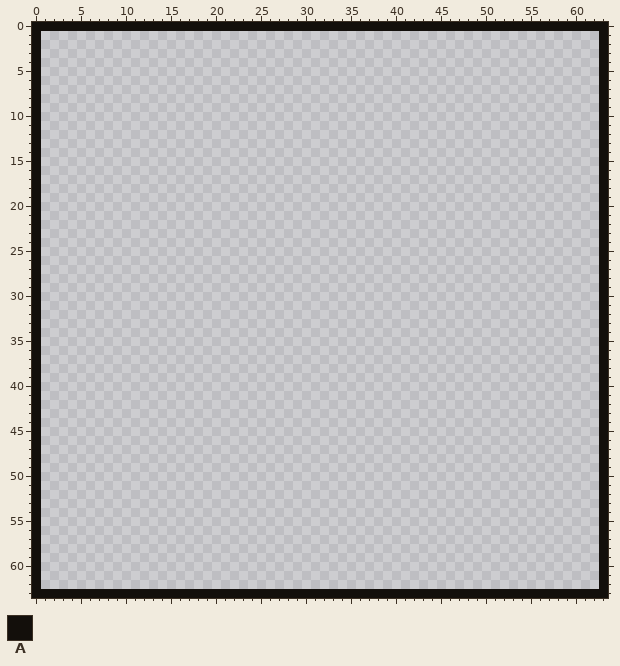
Pixel-art sprite, stored at assets/minecraft/textures/painting/pointer.png. That is the earlier state.
The file is 64x64 pixels. Colours within 5 levels of each other are drawn and written as one.
Palette (. is transparent): A #130f0b
Pixels before (only the part around the change), first column x 0:
 0 AAAAAAAAAAAAAAAAAAAAAAAAAAAAAAAAAAAAAAAAAAAAAAAAAAAAAAAAAAAAAAAA
 1 A..............................................................A
 2 A..............................................................A
 3 A..............................................................A
 4 A..............................................................A
 5 A..............................................................A
 6 A..............................................................A
 7 A..............................................................A
 8 A..............................................................A
 9 A..............................................................A
10 A..............................................................A
11 A..............................................................A
12 A..............................................................A
13 A..............................................................A
14 A..............................................................A
15 A..............................................................A
16 A..............................................................A
17 A..............................................................A
18 A..............................................................A
19 A..............................................................A
20 A..............................................................A
21 A..............................................................A
22 A..............................................................A
23 A..............................................................A
24 A..............................................................A
25 A..............................................................A
26 A..............................................................A
27 A..............................................................A
28 A..............................................................A
29 A..............................................................A
30 A..............................................................A
31 A..............................................................A
32 A..............................................................A
33 A..............................................................A
34 A..............................................................A
35 A..............................................................A
36 A..............................................................A
37 A..............................................................A
38 A..............................................................A
39 A..............................................................A
40 A..............................................................A
41 A..............................................................A
42 A..............................................................A
43 A..............................................................A
44 A..............................................................A
45 A..............................................................A
46 A..............................................................A
47 A..............................................................A
48 A..............................................................A
49 A..............................................................A
50 A..............................................................A
51 A..............................................................A
52 A..............................................................A
53 A..............................................................A
54 A..............................................................A
55 A..............................................................A
56 A..............................................................A
57 A..............................................................A
58 A..............................................................A
59 A..............................................................A
60 A..............................................................A
61 A..............................................................A
62 A..............................................................A
63 AAAAAAAAAAAAAAAAAAAAAAAAAAAAAAAAAAAAAAAAAAAAAAAAAAAAAAAAAAAAAAAA
After:
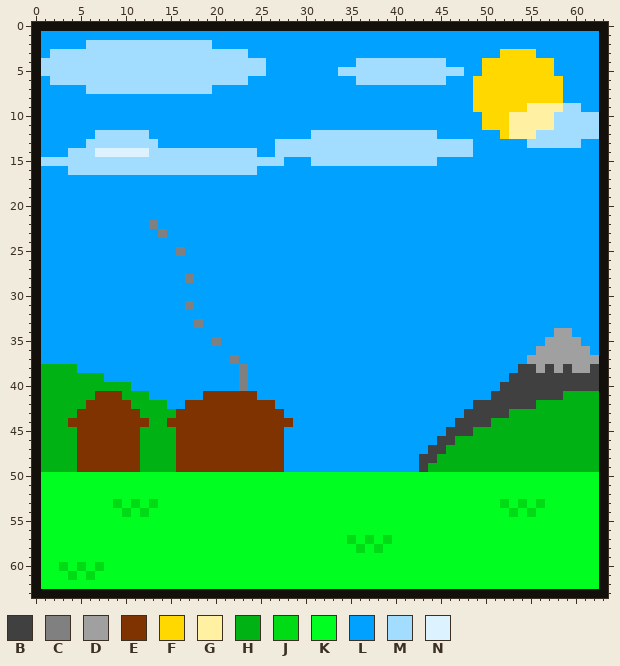
Colours new in this view: B #404040  C #808080  D #a0a0a0  E #7f3300  F #ffd800  G #fff0a2  H #00b214  J #00db15  K #00ff21  L #00a1ff  M #a2dcff  N #ddf2ff
The author wrote: changed pointer.png (weird name but ok)
Edits made:
Changed rows in their new state; - is an unchanged pixel.
first column x 1:
 1 LLLLLLLLLLLLLLLLLLLLLLLLLLLLLLLLLLLLLLLLLLLLLLLLLLLLLLLLLLLLLL
 2 LLLLLMMMMMMMMMMMMMMLLLLLLLLLLLLLLLLLLLLLLLLLLLLLLLLLLLLLLLLLLL
 3 LMMMMMMMMMMMMMMMMMMMMMMLLLLLLLLLLLLLLLLLLLLLLLLLLLLFFFFLLLLLLL
 4 MMMMMMMMMMMMMMMMMMMMMMMMMLLLLLLLLLLMMMMMMMMMMLLLLFFFFFFFFLLLLL
 5 MMMMMMMMMMMMMMMMMMMMMMMMMLLLLLLLLMMMMMMMMMMMMMMLLFFFFFFFFLLLLL
 6 LMMMMMMMMMMMMMMMMMMMMMMLLLLLLLLLLLLMMMMMMMMMMLLLFFFFFFFFFFLLLL
 7 LLLLLMMMMMMMMMMMMMMLLLLLLLLLLLLLLLLLLLLLLLLLLLLLFFFFFFFFFFLLLL
 8 LLLLLLLLLLLLLLLLLLLLLLLLLLLLLLLLLLLLLLLLLLLLLLLLFFFFFFFFFFLLLL
 9 LLLLLLLLLLLLLLLLLLLLLLLLLLLLLLLLLLLLLLLLLLLLLLLLFFFFFFGGGGMMLL
10 LLLLLLLLLLLLLLLLLLLLLLLLLLLLLLLLLLLLLLLLLLLLLLLLLFFFGGGGGMMMMM
11 LLLLLLLLLLLLLLLLLLLLLLLLLLLLLLLLLLLLLLLLLLLLLLLLLFFFGGGGGMMMMM
12 LLLLLLMMMMMMLLLLLLLLLLLLLLLLLLMMMMMMMMMMMMMMLLLLLLLFGGGMMMMMMM
13 LLLLLMMMMMMMMLLLLLLLLLLLLLMMMMMMMMMMMMMMMMMMMMMMLLLLLLMMMMMMLL
14 LLLMMMNNNNNNMMMMMMMMMMMMLLMMMMMMMMMMMMMMMMMMMMMMLLLLLLLLLLLLLL
15 MMMMMMMMMMMMMMMMMMMMMMMMMMMLLLMMMMMMMMMMMMMMLLLLLLLLLLLLLLLLLL
16 LLLMMMMMMMMMMMMMMMMMMMMMLLLLLLLLLLLLLLLLLLLLLLLLLLLLLLLLLLLLLL
17 LLLLLLLLLLLLLLLLLLLLLLLLLLLLLLLLLLLLLLLLLLLLLLLLLLLLLLLLLLLLLL
18 LLLLLLLLLLLLLLLLLLLLLLLLLLLLLLLLLLLLLLLLLLLLLLLLLLLLLLLLLLLLLL
19 LLLLLLLLLLLLLLLLLLLLLLLLLLLLLLLLLLLLLLLLLLLLLLLLLLLLLLLLLLLLLL
20 LLLLLLLLLLLLLLLLLLLLLLLLLLLLLLLLLLLLLLLLLLLLLLLLLLLLLLLLLLLLLL
21 LLLLLLLLLLLLLLLLLLLLLLLLLLLLLLLLLLLLLLLLLLLLLLLLLLLLLLLLLLLLLL
22 LLLLLLLLLLLLCLLLLLLLLLLLLLLLLLLLLLLLLLLLLLLLLLLLLLLLLLLLLLLLLL
23 LLLLLLLLLLLLLCLLLLLLLLLLLLLLLLLLLLLLLLLLLLLLLLLLLLLLLLLLLLLLLL
24 LLLLLLLLLLLLLLLLLLLLLLLLLLLLLLLLLLLLLLLLLLLLLLLLLLLLLLLLLLLLLL
25 LLLLLLLLLLLLLLLCLLLLLLLLLLLLLLLLLLLLLLLLLLLLLLLLLLLLLLLLLLLLLL
26 LLLLLLLLLLLLLLLLLLLLLLLLLLLLLLLLLLLLLLLLLLLLLLLLLLLLLLLLLLLLLL
27 LLLLLLLLLLLLLLLLLLLLLLLLLLLLLLLLLLLLLLLLLLLLLLLLLLLLLLLLLLLLLL
28 LLLLLLLLLLLLLLLLCLLLLLLLLLLLLLLLLLLLLLLLLLLLLLLLLLLLLLLLLLLLLL
29 LLLLLLLLLLLLLLLLLLLLLLLLLLLLLLLLLLLLLLLLLLLLLLLLLLLLLLLLLLLLLL
30 LLLLLLLLLLLLLLLLLLLLLLLLLLLLLLLLLLLLLLLLLLLLLLLLLLLLLLLLLLLLLL
31 LLLLLLLLLLLLLLLLCLLLLLLLLLLLLLLLLLLLLLLLLLLLLLLLLLLLLLLLLLLLLL
32 LLLLLLLLLLLLLLLLLLLLLLLLLLLLLLLLLLLLLLLLLLLLLLLLLLLLLLLLLLLLLL
33 LLLLLLLLLLLLLLLLLCLLLLLLLLLLLLLLLLLLLLLLLLLLLLLLLLLLLLLLLLLLLL
34 LLLLLLLLLLLLLLLLLLLLLLLLLLLLLLLLLLLLLLLLLLLLLLLLLLLLLLLLLDDLLL
35 LLLLLLLLLLLLLLLLLLLCLLLLLLLLLLLLLLLLLLLLLLLLLLLLLLLLLLLLDDDDLL
36 LLLLLLLLLLLLLLLLLLLLLLLLLLLLLLLLLLLLLLLLLLLLLLLLLLLLLLLDDDDDDL
37 LLLLLLLLLLLLLLLLLLLLLCLLLLLLLLLLLLLLLLLLLLLLLLLLLLLLLLDDDDDDDD
38 HHHHLLLLLLLLLLLLLLLLLLCLLLLLLLLLLLLLLLLLLLLLLLLLLLLLLBBDBDBDDB
39 HHHHHHHLLLLLLLLLLLLLLLCLLLLLLLLLLLLLLLLLLLLLLLLLLLLLBBBBBBBBBB
40 HHHHHHHHHHLLLLLLLLLLLLCLLLLLLLLLLLLLLLLLLLLLLLLLLLLBBBBBBBBBBB
41 HHHHHHEEEHHHLLLLLLEEEEEELLLLLLLLLLLLLLLLLLLLLLLLLLBBBBBBBBHHHH
42 HHHHHEEEEEHHHHLLEEEEEEEEEELLLLLLLLLLLLLLLLLLLLLLBBBBBBBHHHHHHH
43 HHHHEEEEEEEHHHHEEEEEEEEEEEELLLLLLLLLLLLLLLLLLLLBBBBBHHHHHHHHHH
44 HHHEEEEEEEEEHHEEEEEEEEEEEEEELLLLLLLLLLLLLLLLLLBBBBHHHHHHHHHHHH
45 HHHHEEEEEEEHHHHEEEEEEEEEEEELLLLLLLLLLLLLLLLLLBBBHHHHHHHHHHHHHH
46 HHHHEEEEEEEHHHHEEEEEEEEEEEELLLLLLLLLLLLLLLLLBBHHHHHHHHHHHHHHHH
47 HHHHEEEEEEEHHHHEEEEEEEEEEEELLLLLLLLLLLLLLLLBBHHHHHHHHHHHHHHHHH
48 HHHHEEEEEEEHHHHEEEEEEEEEEEELLLLLLLLLLLLLLLBBHHHHHHHHHHHHHHHHHH
49 HHHHEEEEEEEHHHHEEEEEEEEEEEELLLLLLLLLLLLLLLBHHHHHHHHHHHHHHHHHHH
50 KKKKKKKKKKKKKKKKKKKKKKKKKKKKKKKKKKKKKKKKKKKKKKKKKKKKKKKKKKKKKK
51 KKKKKKKKKKKKKKKKKKKKKKKKKKKKKKKKKKKKKKKKKKKKKKKKKKKKKKKKKKKKKK
52 KKKKKKKKKKKKKKKKKKKKKKKKKKKKKKKKKKKKKKKKKKKKKKKKKKKKKKKKKKKKKK
53 KKKKKKKKJKJKJKKKKKKKKKKKKKKKKKKKKKKKKKKKKKKKKKKKKKKJKJKJKKKKKK
54 KKKKKKKKKJKJKKKKKKKKKKKKKKKKKKKKKKKKKKKKKKKKKKKKKKKKJKJKKKKKKK
55 KKKKKKKKKKKKKKKKKKKKKKKKKKKKKKKKKKKKKKKKKKKKKKKKKKKKKKKKKKKKKK
56 KKKKKKKKKKKKKKKKKKKKKKKKKKKKKKKKKKKKKKKKKKKKKKKKKKKKKKKKKKKKKK
57 KKKKKKKKKKKKKKKKKKKKKKKKKKKKKKKKKKJKJKJKKKKKKKKKKKKKKKKKKKKKKK
58 KKKKKKKKKKKKKKKKKKKKKKKKKKKKKKKKKKKJKJKKKKKKKKKKKKKKKKKKKKKKKK
59 KKKKKKKKKKKKKKKKKKKKKKKKKKKKKKKKKKKKKKKKKKKKKKKKKKKKKKKKKKKKKK
60 KKJKJKJKKKKKKKKKKKKKKKKKKKKKKKKKKKKKKKKKKKKKKKKKKKKKKKKKKKKKKK
61 KKKJKJKKKKKKKKKKKKKKKKKKKKKKKKKKKKKKKKKKKKKKKKKKKKKKKKKKKKKKKK
62 KKKKKKKKKKKKKKKKKKKKKKKKKKKKKKKKKKKKKKKKKKKKKKKKKKKKKKKKKKKKKK
